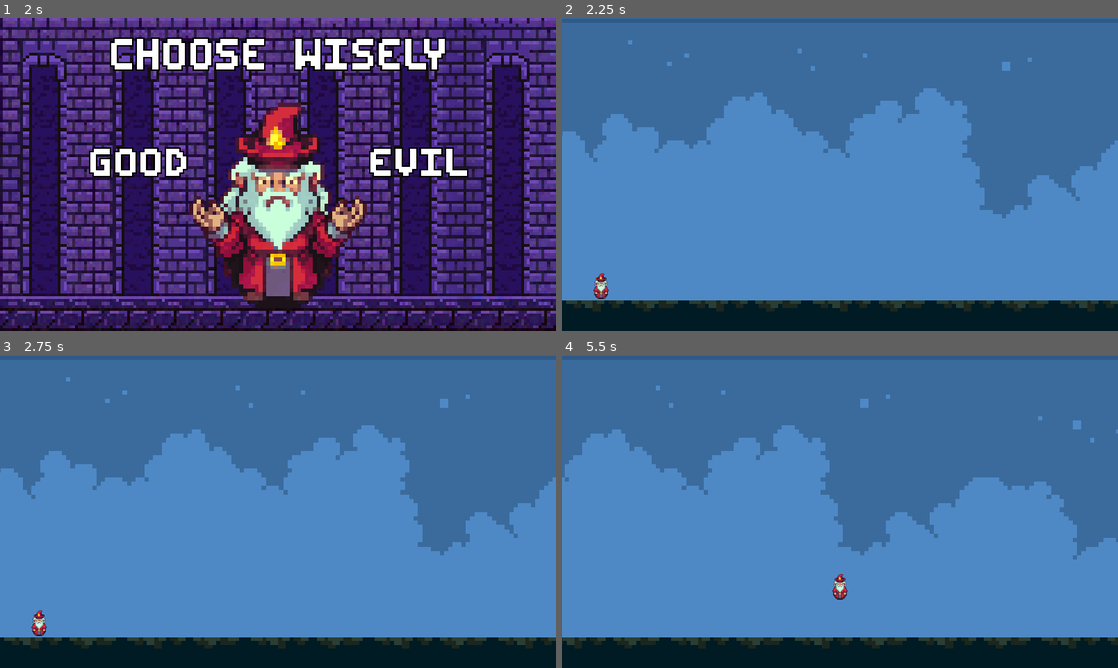
Above: before the commit, frames 1-4 (two rows, left to right).
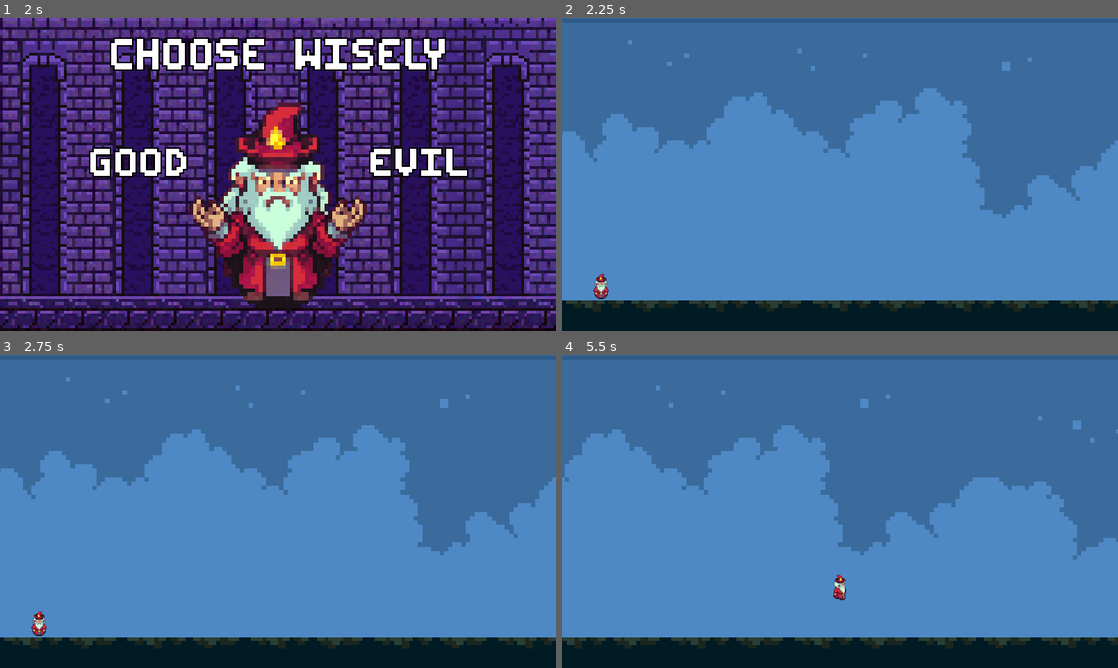
Above: after the commit, the same moments.

Repository: erohsikero/testCICDInGame
Game: Godot game, scene res://Scenes/Main Menu/Main_menu.tscn
Two runs of this game, one before a commit and one after it. Both use one fixed random seed, a clock stepped at 60 frames per second and the inputs below.
Inputs (mouse positions are in pixels of both pictures, inside the frame that each line leads up to):
- Up to frame 1 (2 s): click "Play" at 0.5 s; hold D (move_right) from 1.28 s (still down); tap Space (jump) at 1.52 s
- Up to frame 2 (2.25 s): release D (move_right) at 2 s; click (701, 161) at 2 s
- Up to frame 3 (2.75 s): no input
- Up to frame 4 (5.5 s): tap Enter at 2.75 s; hold D (move_right) 2.78-3.53 s; tap Space (jump) at 3.02, 4.52, 5.27 s; hold A (move_left) 3.53-4.28 s; hold D (move_right) from 4.28 s (still down)

Frame 1 is identical in both runs. In frame 2, less than 0.1% of the frame differs, in the area x 5-9%, y 81-90%; in frame 3, less than 0.1%; in frame 4, 0.2%, in the area x 48-52%, y 70-79%.

Commit message:
Added player animations

Diff:
--- a/Scenes/Objects/Character.tscn
+++ b/Scenes/Objects/Character.tscn
@@ -1,8 +1,81 @@
-[gd_scene load_steps=5 format=3 uid="uid://cav6x5jkkvacs"]
+[gd_scene load_steps=16 format=3 uid="uid://cav6x5jkkvacs"]
 
 [ext_resource type="Script" path="res://Scripts/Player/Player_Controller.gd" id="1_mdvog"]
-[ext_resource type="Texture2D" uid="uid://bssglp02pc5yy" path="res://Resources/Sprites/Player/WizardTest.png" id="2_j241o"]
+[ext_resource type="Texture2D" uid="uid://dndk8b1nl5y58" path="res://Resources/Sprites/Player/Wizard_Idle.png" id="2_bpcuy"]
 [ext_resource type="Script" path="res://Scripts/Player/Player_Camera_Controller.gd" id="3_i8mry"]
+[ext_resource type="Texture2D" uid="uid://csaw3hslv16ok" path="res://Resources/Sprites/Player/Wizard_walk.png" id="3_ybi5h"]
+
+[sub_resource type="AtlasTexture" id="AtlasTexture_16w5t"]
+atlas = ExtResource("2_bpcuy")
+region = Rect2(0, 0, 64, 64)
+
+[sub_resource type="AtlasTexture" id="AtlasTexture_40jyk"]
+atlas = ExtResource("2_bpcuy")
+region = Rect2(64, 0, 64, 64)
+
+[sub_resource type="AtlasTexture" id="AtlasTexture_apsvm"]
+atlas = ExtResource("2_bpcuy")
+region = Rect2(128, 0, 64, 64)
+
+[sub_resource type="AtlasTexture" id="AtlasTexture_tmeq5"]
+atlas = ExtResource("2_bpcuy")
+region = Rect2(192, 0, 64, 64)
+
+[sub_resource type="SpriteFrames" id="SpriteFrames_f3yfl"]
+animations = [{
+"frames": [{
+"duration": 1.0,
+"texture": SubResource("AtlasTexture_16w5t")
+}, {
+"duration": 1.0,
+"texture": SubResource("AtlasTexture_40jyk")
+}, {
+"duration": 1.0,
+"texture": SubResource("AtlasTexture_apsvm")
+}, {
+"duration": 1.0,
+"texture": SubResource("AtlasTexture_tmeq5")
+}],
+"loop": true,
+"name": &"default",
+"speed": 4.0
+}]
+
+[sub_resource type="AtlasTexture" id="AtlasTexture_rslvr"]
+atlas = ExtResource("3_ybi5h")
+region = Rect2(0, 0, 64, 64)
+
+[sub_resource type="AtlasTexture" id="AtlasTexture_sp45d"]
+atlas = ExtResource("3_ybi5h")
+region = Rect2(64, 0, 64, 64)
+
+[sub_resource type="AtlasTexture" id="AtlasTexture_52pf2"]
+atlas = ExtResource("3_ybi5h")
+region = Rect2(128, 0, 64, 64)
+
+[sub_resource type="AtlasTexture" id="AtlasTexture_bh65d"]
+atlas = ExtResource("3_ybi5h")
+region = Rect2(192, 0, 64, 64)
+
+[sub_resource type="SpriteFrames" id="SpriteFrames_rtpku"]
+animations = [{
+"frames": [{
+"duration": 1.0,
+"texture": SubResource("AtlasTexture_rslvr")
+}, {
+"duration": 1.0,
+"texture": SubResource("AtlasTexture_sp45d")
+}, {
+"duration": 1.0,
+"texture": SubResource("AtlasTexture_52pf2")
+}, {
+"duration": 1.0,
+"texture": SubResource("AtlasTexture_bh65d")
+}],
+"loop": true,
+"name": &"default",
+"speed": 10.0
+}]
 
 [sub_resource type="CapsuleShape2D" id="CapsuleShape2D_dcbn6"]
 radius = 16.0
@@ -11,8 +84,13 @@
 [node name="CharacterBody2D" type="CharacterBody2D"]
 script = ExtResource("1_mdvog")
 
-[node name="Sprite2D" type="Sprite2D" parent="."]
-texture = ExtResource("2_j241o")
+[node name="Idle_anim" type="AnimatedSprite2D" parent="."]
+sprite_frames = SubResource("SpriteFrames_f3yfl")
+frame_progress = 0.586386
+
+[node name="Walk_anim" type="AnimatedSprite2D" parent="."]
+sprite_frames = SubResource("SpriteFrames_rtpku")
+frame_progress = 0.367852
 
 [node name="CollisionShape2D" type="CollisionShape2D" parent="."]
 shape = SubResource("CapsuleShape2D_dcbn6")
--- a/Scripts/Player/Player_Controller.gd
+++ b/Scripts/Player/Player_Controller.gd
@@ -129,6 +129,9 @@
 @onready var coyote_timer = Timer.new()
 @onready var jump_buffer_timer = Timer.new()
 
+@onready var idle : AnimatedSprite2D = $Idle_anim
+@onready var walk : AnimatedSprite2D = $Walk_anim
+var walkLeft : bool = false
 
 func _init():
 	default_gravity = calculate_gravity(max_jump_height, jump_duration)
@@ -137,8 +140,8 @@
 	release_gravity_multiplier = calculate_release_gravity_multiplier(
 			jump_velocity, min_jump_height, default_gravity)
 
+
 func _ready():
-
 	self.add_to_group("player")  # Add the character to the "player" group used for detecting object type when colliding with portal
 
 	if is_coyote_time_enabled:
@@ -151,6 +154,8 @@
 		jump_buffer_timer.wait_time = jump_buffer
 		jump_buffer_timer.one_shot = true
 
+	idle.play()
+	walk.play()
 
 
 func _input(_event):
@@ -199,6 +204,7 @@
 	velocity.x *= 1 / (1 + (delta * friction))
 	velocity += acc * delta
 
+	determine_animation(velocity)
 
 	_was_on_ground = is_feet_on_ground()
 	move_and_slide()
@@ -341,6 +347,21 @@
 func calculate_speed(p_max_speed, p_friction):
 	return (p_max_speed / p_friction) - p_max_speed
 
+var velThresh : int = 30
+
+func determine_animation(velocity):
+	idle.visible = false
+	walk.visible = false
+	# Checks if velocity is below threshhold
+	if (-velThresh <= velocity.x and velocity.x <= velThresh):
+		idle.visible = true
+	elif (velocity.x > velThresh):
+		walkLeft = false
+		walk.visible = true
+	elif (velocity.x < -velThresh):
+		walkLeft = true
+		walk.visible = true
+	walk.flip_h = walkLeft
 
 func Set_Clamp(Max_X, Max_Y):
 	var Camera_Instance = $Camera2D
--- a/player.tscn
+++ /dev/null
@@ -1,20 +0,0 @@
-[gd_scene load_steps=2 format=3 uid="uid://eqlvbx6j5hi"]
-
-[sub_resource type="SpriteFrames" id="SpriteFrames_bnvlf"]
-animations = [{
-"frames": [],
-"loop": true,
-"name": &"Idle",
-"speed": 5.0
-}, {
-"frames": [],
-"loop": true,
-"name": &"Walk",
-"speed": 5.0
-}]
-
-[node name="Player" type="Area2D"]
-
-[node name="AnimatedSprite2D" type="AnimatedSprite2D" parent="."]
-sprite_frames = SubResource("SpriteFrames_bnvlf")
-animation = &"Walk"
Binary file added: Resources/Sprites/Player/Wizard_Idle.png
Not shown, added: Resources/Sprites/Player/Wizard_Idle.png.import
Binary file added: Resources/Sprites/Player/Wizard_Idle_Hat.png
Not shown, added: Resources/Sprites/Player/Wizard_Idle_Hat.png.import
Binary file added: Resources/Sprites/Player/Wizard_walk.png
Not shown, added: Resources/Sprites/Player/Wizard_walk.png.import
Empty file added: Scenes/Objects/charactor.tscn
Not shown, added: Scenes/Levels/Lev2CBB.tmp
Not shown, added: Scenes/Levels/Lev44E7.tmp
